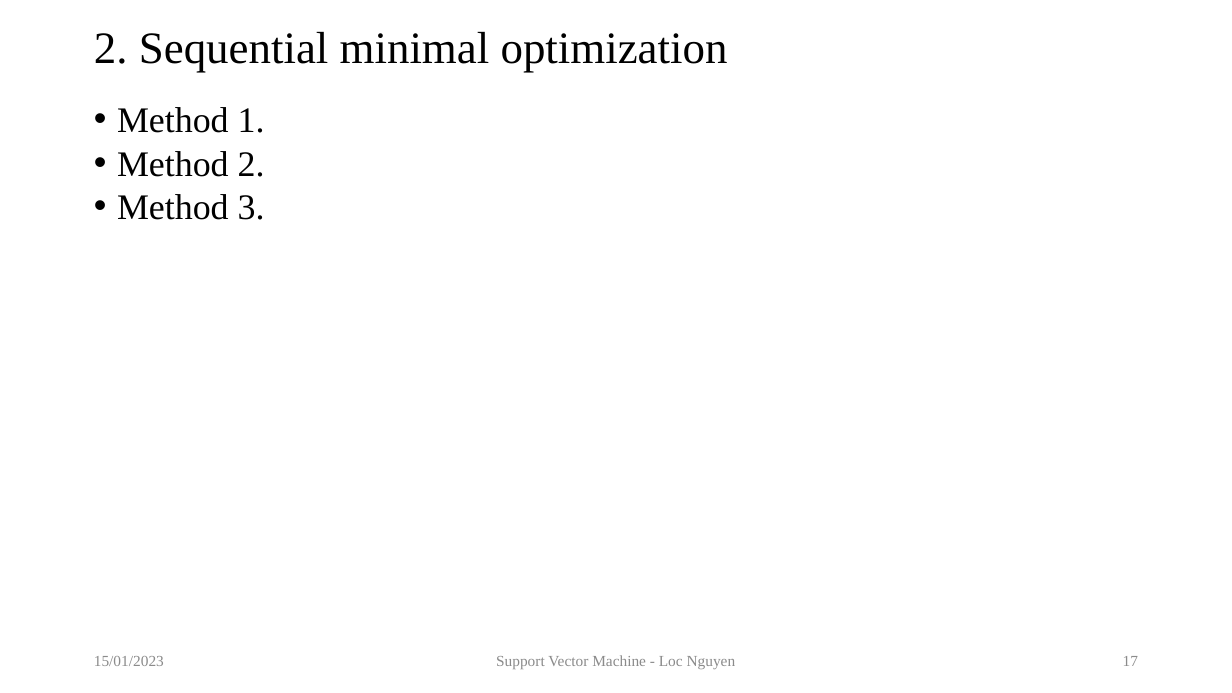
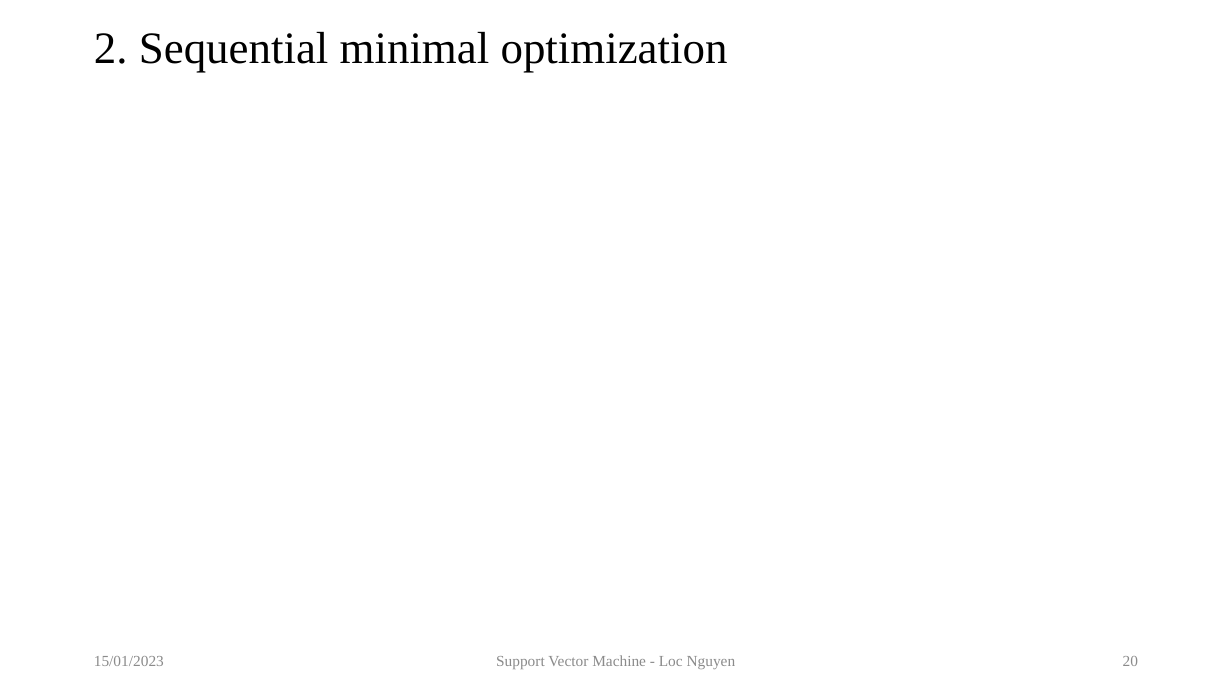
Before and after one commit to sciencepg/global-optimization, a slide deck: slide 20 of 09.TutorialOnSVM/artifact/TutorialOnSVM.pptx (slide 17 before the commit). Drawn at 1232x693 pixels with LibreOffice and Linux fonts; fonts in the diff are those of the drawing. Boxes give left, top, right and bottom in pixels: in the first picture for what was removed or moved away, otherwise in the second. Text is boxed around its words. In the diff, an @@ line names an element or a change of style, - is before the commit and + after.

```diff
--- a/09.TutorialOnSVM/artifact/TutorialOnSVM.pptx
+++ b/09.TutorialOnSVM/artifact/TutorialOnSVM.pptx
@@ text removed at (x1=117, y1=107, x2=265, y2=220) @@
-• Method 1.
-• Method 2.
-• Method 3.
@@ page number at (x1=1123, y1=656, x2=1138, y2=666): text changed @@
-17
+20
```
Also in this commit, not shown: 3 slides added, 1 other file.
